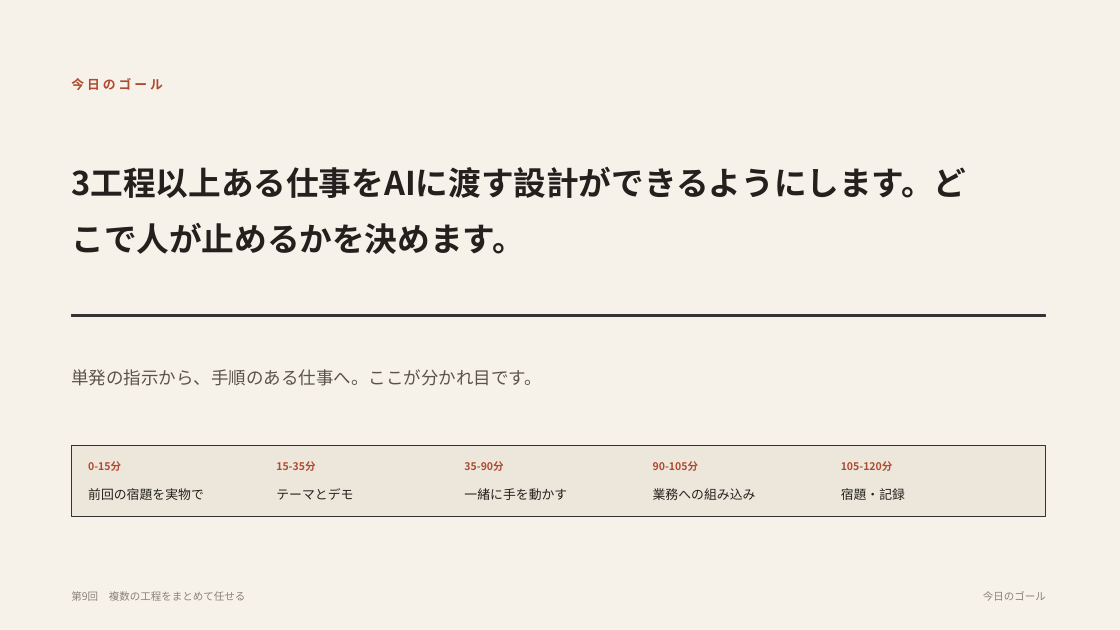
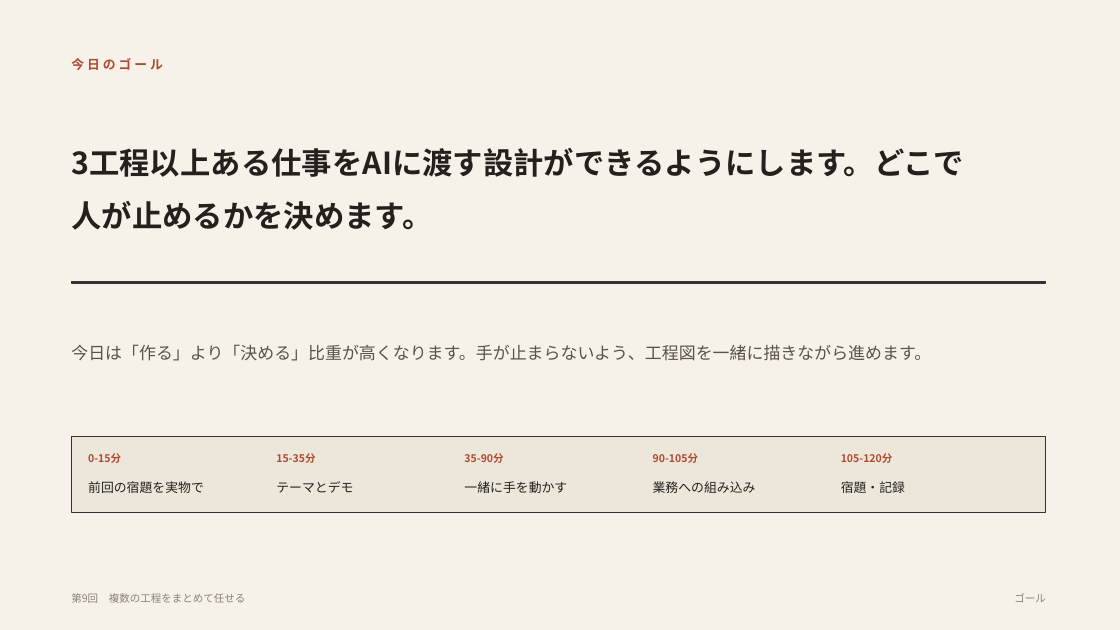
Before and after one commit to yusuke-aoki-bit/founders-ai-program, a slide deck: slide 3 of slides/pptx/第09回_複数の工程をまとめて任せる.pptx (slide 2 before the commit). Drawn at 1120x630 pixels with LibreOffice and Linux fonts; fonts in the diff are those of the drawing. Boxes give left, top, right and bottom in pixels: in the first picture for what was removed or moved away, otherwise in the second. Text is boxed around its words. In the diff, an @@ line names an element or a change of style, - is before the commit and + after.

```diff
--- a/slides/pptx/第09回_複数の工程をまとめて任せる.pptx
+++ b/slides/pptx/第09回_複数の工程をまとめて任せる.pptx
@@ text "今日のゴール": place and size @@
-text "今日のゴール" at bbox=[71, 78, 163, 90]
+text "今日のゴール" at bbox=[71, 58, 163, 70]
@@ text "3工程以上ある仕事をAIに渡す設計ができるようにします。どこで人が止めるかを決めます。": place and size @@
-text "3工程以上ある仕事をAIに渡す設計ができるようにします。どこで人が止めるかを決めます。" at bbox=[71, 167, 966, 254]
+text "3工程以上ある仕事をAIに渡す設計ができるようにします。どこで人が止めるかを決めます。" at bbox=[71, 148, 964, 230]
@@ text "3工程以上ある仕事をAIに渡す設計ができるようにします。どこで人が止めるかを決めます。" at bbox=[71, 148, 964, 230]: size 28 to 26 pt @@
@@ rectangle: place and size @@
-rectangle at bbox=[71, 315, 1046, 317]
+rectangle at bbox=[71, 281, 1046, 283]
@@ text added at bbox=[71, 344, 931, 361], 14.5 pt, text #5A534A @@
+今日は「作る」より「決める」比重が高くなります。手が止まらないよう、工程図を一緒に描きながら進めます。
@@ text removed at bbox=[71, 369, 542, 386] @@
-単発の指示から、手順のある仕事へ。ここが分かれ目です。
@@ rectangle: place and size @@
-rectangle at bbox=[71, 445, 1046, 517]
+rectangle at bbox=[71, 437, 1046, 513]
@@ 10 texts: place and size @@
-10 texts at bbox=[88, 461, 905, 500]
+10 texts at bbox=[88, 453, 905, 493]
@@ text at bbox=[1014, 593, 1046, 603]: text changed @@
-今日のゴール
+ゴール
```
Also in this commit, not shown: 4 other slides changed, 6 slides added, 1 slide removed, 24 other files.
